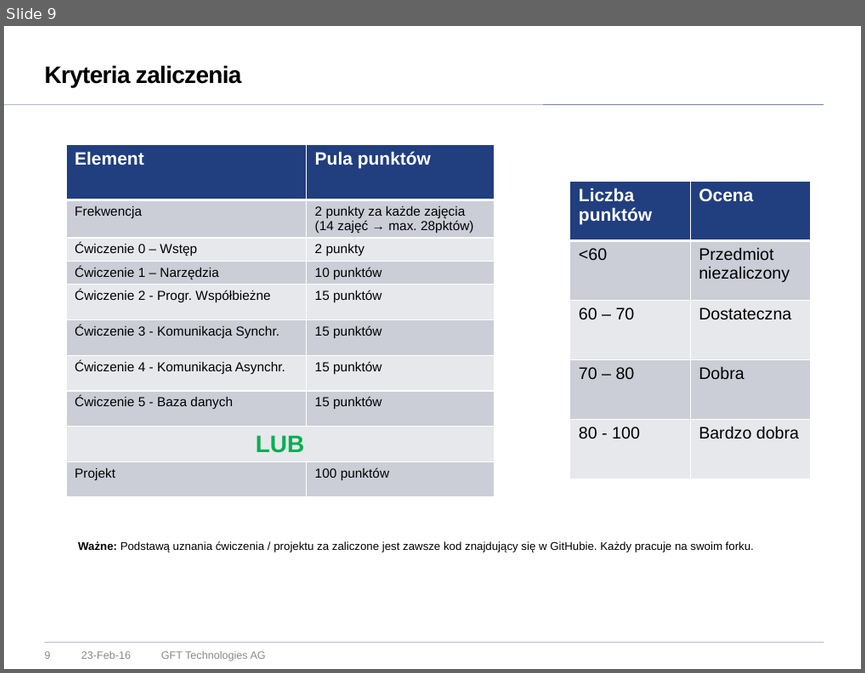
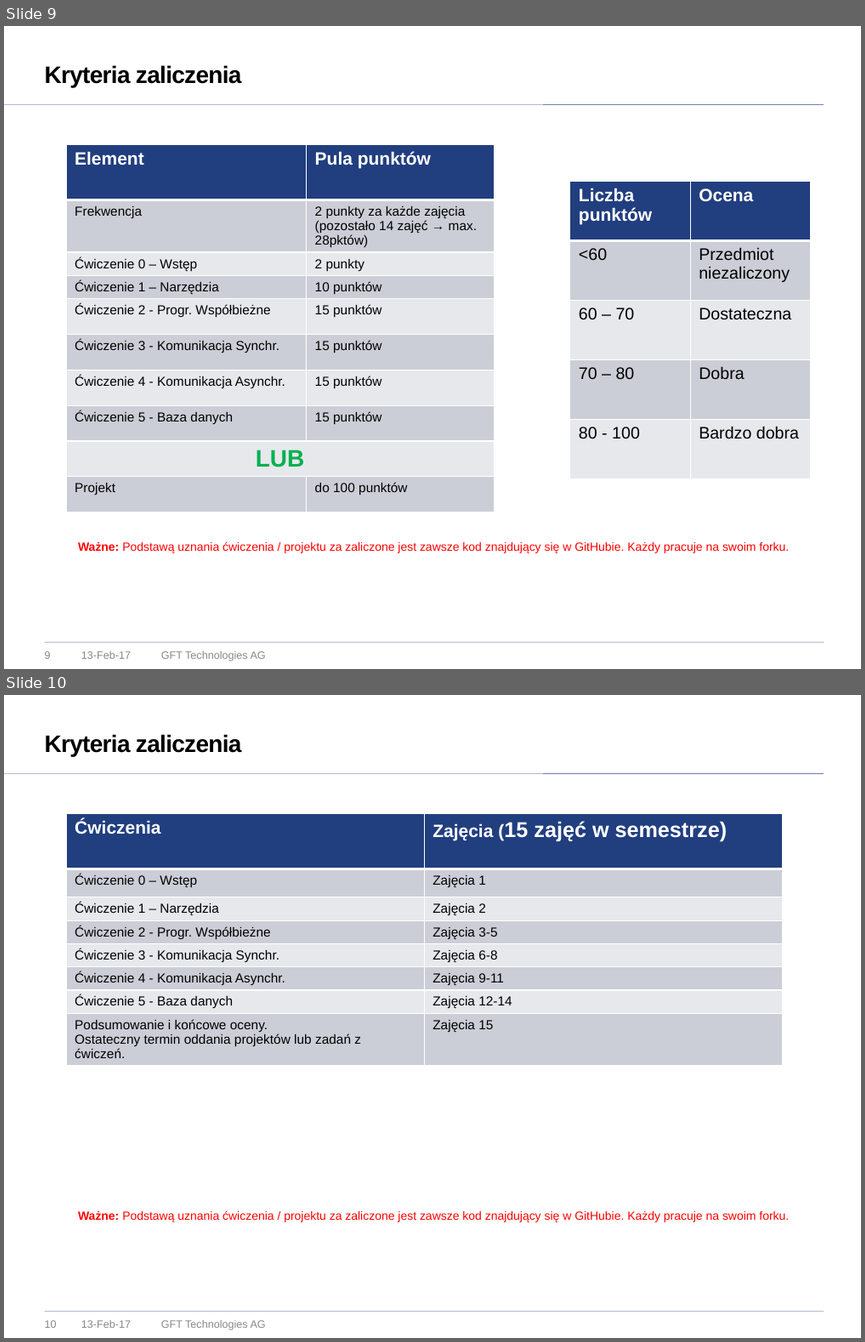
Before and after one commit to vego1mar/exercise0, a slide deck: WDSR - zarys programu.pptx. Shown one above the other, each under a label of ours: slide 9 before the commit, slides 9 and 10 after it. The pictures are 865x673 and 865x1342 pixels, drawn with LibreOffice and Linux fonts; fonts in the diff are those of the drawing; background and template pictures are left out. Boxes give left, top, right and bottom in pixels: in the first picture for what was removed or moved away, otherwise in the second. Text is boxed around its words. In the diff, an @@ line names an element or a change of style, - is before the commit and + after.

```diff
--- a/WDSR - zarys programu.pptx
+++ b/WDSR - zarys programu.pptx
@@ slide 10 added at <box>4,695,861,1338</box>, background #FFFFFF; not listed: 2 template elements that a slide beside it also shows @@
@@ title added at <box>45,734,242,756</box>, 20 pt, text #000000, bold @@
+Kryteria zaliczenia
@@ table added at <box>67,814,783,1061</box>, 8 rows, 2 columns @@
+Ćwiczenia | Zajęcia (15 zajęć w semestrze)
+Ćwiczenie 0 – Wstęp | Zajęcia 1
+Ćwiczenie 1 – Narzędzia | Zajęcia 2
+Ćwiczenie 2 - Progr. Współbieżne | Zajęcia 3-5
+Ćwiczenie 3 - Komunikacja Synchr. | Zajęcia 6-8
+Ćwiczenie 4 - Komunikacja Asynchr. | Zajęcia 9-11
+Ćwiczenie 5 - Baza danych | Zajęcia 12-14
+Podsumowanie i końcowe oceny. / Ostateczny termin oddania projektów lub zadań z ćwiczeń. | Zajęcia 15
@@ text added at <box>78,1210,789,1222</box>, 10 pt, text #FF0000 @@
+Ważne: Podstawą uznania ćwiczenia / projektu za zaliczone jest zawsze kod znajdujący się w GitHubie. Każdy pracuje na swoim forku.
@@ page number added at <box>45,1320,57,1327</box>, 9 pt, text #898989 @@
+10
@@ text added at <box>81,1320,131,1327</box>, 9 pt, text #898989 @@
+13-Feb-17
@@ text added at <box>161,1320,266,1330</box>, 9 pt, text #898989 @@
+GFT Technologies AG
@@ slide 9 changed as well @@
@@ table at <box>67,145,494,520</box> @@
-row 2, column 2: 2 punkty za każde zajęcia / (14 zajęć → max. 28pktów)
+row 2, column 2: 2 punkty za każde zajęcia / (pozostało 14 zajęć → max. 28pktów)
-row 10, column 2: 100 punktów
+row 10, column 2: do 100 punktów
@@ text "Ważne: Podstawą uznania ćwiczenia / ..." at <box>78,541,789,553</box>: size 9.5 to 10 pt, text colour #000000 to #FF0000 @@
@@ text at <box>81,651,131,658</box>: text changed @@
-23-Feb-16
+13-Feb-17
```
Also in this commit, not shown: 11 other slides changed, 1 other slide added.
